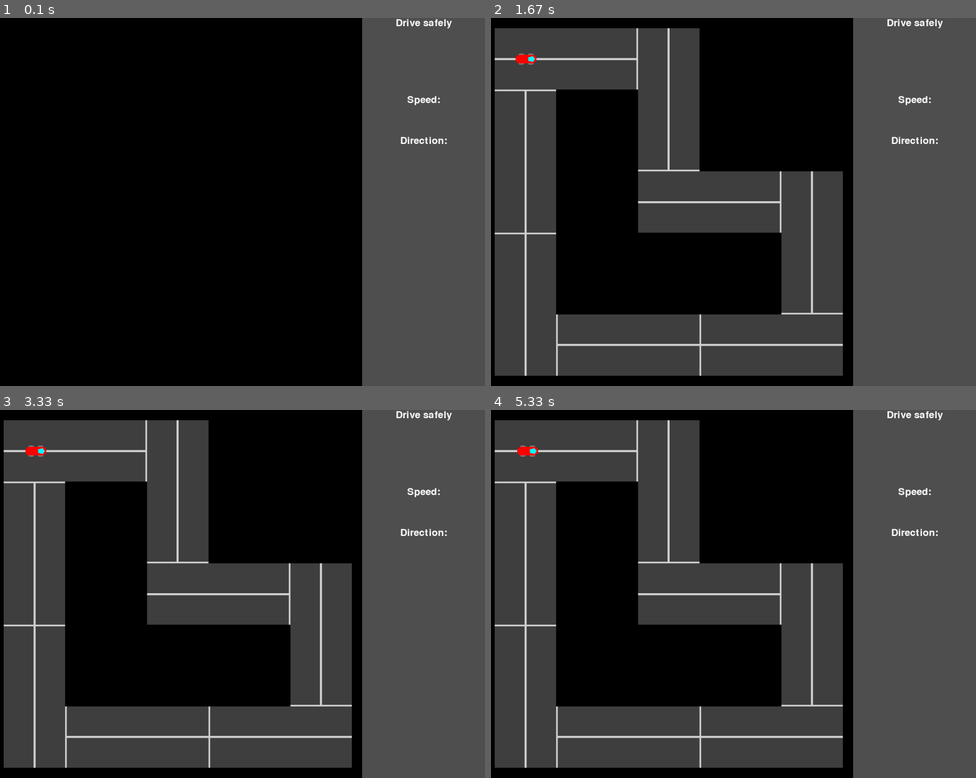
Above: before the commit, frames 1-4 (two rows, left to right).
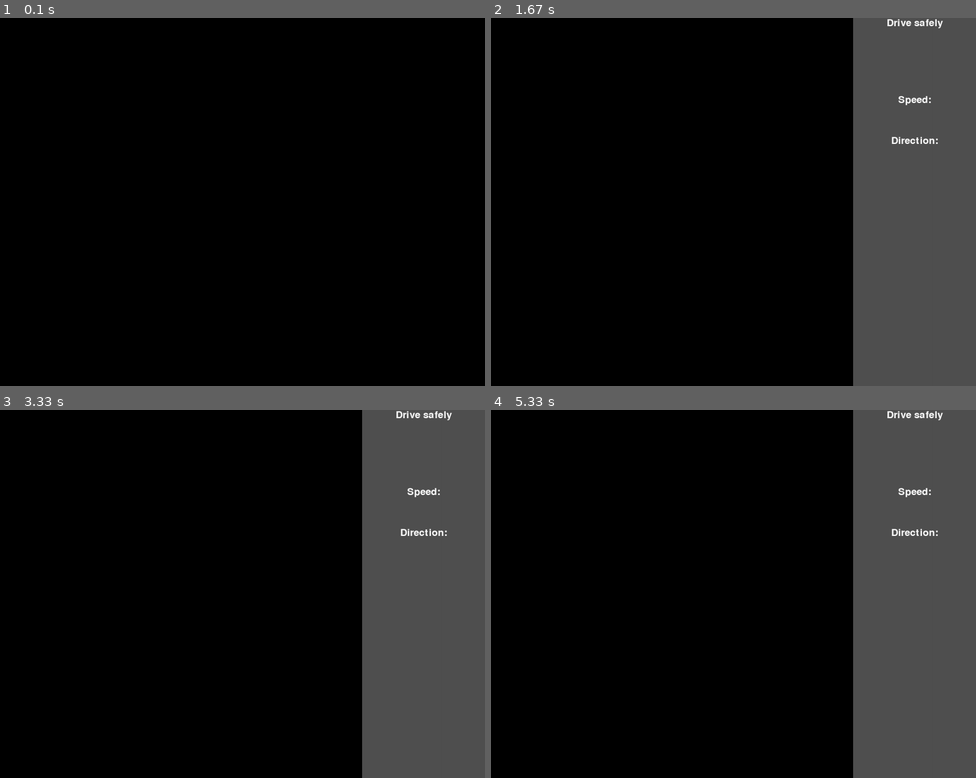
Above: after the commit, the same moments.

Repository: Pitrified/snippet
Game: pygame game, started from racer/racer_main.py
The game is run twice, just before and just after one commit, with the same random seed, the same clock (stepped at 60 frames per second) and the same inputs.
Inputs:
- Up to frame 1 (0.1 s): no input
- Up to frame 2 (1.67 s): hold W 0.83-1.3 s
- Up to frame 3 (3.33 s): no input
- Up to frame 4 (5.33 s): no input

The runs differ from the first frame. In frame 1, 25% of the frame differs, in the area x 74-100%, y 0-100%; in frame 2, 39%, in the area x 0-73%, y 2-98%; in frame 3, 39%; in frame 4, 39%.

Commit message:
RACER: start refactor

Diff:
--- /dev/null
+++ b/racer/racer_env.py
@@ -0,0 +1,96 @@
+import logging
+
+from timeit import default_timer as timer
+
+# pygame
+import pygame
+from pygame.sprite import Sprite
+from pygame.transform import rotate
+
+# my files
+from racer_racer import RacerCar
+from racer_map import RacerMap
+from utils import getMyLogger
+
+
+class RacerEnv:
+    """
+    """
+
+    def __init__(self, field_wid, field_hei):
+        logg = getMyLogger(f"c.{__class__.__name__}.__init__")
+        logg.debug(f"Start init")
+
+        self.field_wid = field_wid
+        self.field_hei = field_hei
+        self.field_size = (self.field_wid, self.field_hei)
+
+        self.sidebar_wid = 300
+        self.sidebar_hei = self.field_hei
+        self.sidebar_size = (self.sidebar_wid, self.sidebar_hei)
+
+        self.total_wid = self.sidebar_wid + self.field_wid
+        self.total_hei = self.field_hei
+        self.total_size = (self.total_wid, self.total_hei)
+
+        pygame.init()
+        self.screen = pygame.display.set_mode(self.total_size)
+        pygame.display.set_caption("Racer")
+
+        # Create The playing field
+        self.field = pygame.Surface(self.field_size)
+        # convert() changes the pixel format
+        # https://www.pygame.org/docs/ref/surface.html#pygame.Surface.convert
+        self.field = self.field.convert()
+        #  self.field.fill((250, 250, 250))
+        self.field.fill((0, 0, 0))
+
+        # draw the field on the screen
+        self.screen.blit(self.field, (0, 0))
+
+        # Put Text On The field, Centered
+        if not pygame.font:
+            logg.critical("You need fonts to put text on the screen")
+
+        # create a new Font object (from a file if you want)
+        self.main_font = pygame.font.Font(None, 36)
+
+        self.setup_sidebar()
+
+    def setup_sidebar(self):
+        """
+        """
+        # create the sidebar
+        self.sidebar = pygame.Surface(self.sidebar_size)
+        self.sidebar = self.sidebar.convert()
+        self.sidebar.fill((80, 80, 80))
+
+        # render() draws the text on a Surface
+        text_title = self.main_font.render("Drive safely", 1, (255, 255, 255))
+        # somewhere here there is a nice drawing of rect pos
+        # https://dr0id.bitbucket.io/legacy/pygame_tutorial01.html
+        # the pos is relative to the surface you blit to
+        textpos_title = text_title.get_rect(centerx=self.sidebar_wid / 2)
+
+        # draw the text on the sidebar
+        self.sidebar.blit(text_title, textpos_title)
+
+        val_delta = 50
+        speed_text_hei = 200
+        text_speed = self.main_font.render("Speed:", 1, (255, 255, 255))
+        textpos_speed = text_speed.get_rect(
+            center=(self.sidebar_wid / 2, speed_text_hei)
+        )
+        self.sidebar.blit(text_speed, textpos_speed)
+        speed_val_hei = speed_text_hei + val_delta
+
+        direction_text_hei = 300
+        text_direction = self.main_font.render("Direction:", 1, (255, 255, 255))
+        textpos_direction = text_direction.get_rect(
+            center=(self.sidebar_wid / 2, direction_text_hei)
+        )
+        self.sidebar.blit(text_direction, textpos_direction)
+        direction_val_hei = direction_text_hei + val_delta
+
+        # draw the sidebar on the screen
+        self.screen.blit(self.sidebar, (self.field_wid, 0))
--- a/racer/racer_main.py
+++ b/racer/racer_main.py
@@ -9,8 +9,10 @@
 
 from pygame.sprite import spritecollide
 
-from racer_racer import Racer
-from racer_map import RacingMap
+from racer_env import RacerEnv
+from racer_racer import RacerCar
+from racer_map import RacerMap
+from utils import getMyLogger
 
 
 def parse_arguments():
@@ -20,10 +22,10 @@
 
     parser.add_argument(
         "-i",
-        "--out_file_sprite",
+        "--template_images",
         type=str,
         default="car.bmp",
-        help="where to save the car image",
+        help="where to save/find the images",
     )
 
     parser.add_argument("-fps", "--fps", type=int, default=1, help="frame per second")
@@ -99,7 +101,7 @@
     """
     logg = logging.getLogger(f"c.{__name__}.run_racer_main")
 
-    out_file_sprite = args.out_file_sprite
+    template_images = args.template_images
     fps = args.fps
 
     pygame.init()
@@ -171,10 +173,10 @@
     # Prepare Game Objects
     clock = pygame.time.Clock()
 
-    #  racer = Racer(out_file_sprite, field_wid // 2, field_hei // 2)
-    racer = Racer(out_file_sprite, 100, 100)
-
-    rmap = RacingMap(field_wid, field_hei)
+    #  racer = RacerCar(template_images, field_wid // 2, field_hei // 2)
+    racer = RacerCar(template_images, 100, 100)
+
+    rmap = RacerMap(field_wid, field_hei)
     # draw map on the field, it is static, so there is no need to redraw it every time
     rmap.draw(field)
 
@@ -250,6 +252,44 @@
     pygame.quit()
 
 
+def run_racer_new(args):
+    """
+    """
+    logg = getMyLogger(f"c.{__name__}.run_racer_new")
+    logg.debug(f"Start run_racer_new")
+
+    template_images = args.template_images
+    fps = args.fps
+
+    # clock for interactive play
+    clock = pygame.time.Clock()
+
+    field_wid = 900
+    field_hei = 900
+
+    racer_env = RacerEnv(field_wid, field_hei)
+
+    # Main Loop
+    going = True
+    while going:
+        clock.tick(fps)
+        logg.debug(f"    New frame")
+
+        # Handle Input Events
+        # https://stackoverflow.com/a/22099654
+        for event in pygame.event.get():
+            logg.debug(f"Handling event {event}")
+            if event.type == pygame.QUIT:
+                going = False
+            elif event.type == pygame.KEYDOWN:
+                if event.key == pygame.K_ESCAPE:
+                    going = False
+            logg.debug(f"Done handling")
+
+        # update the display
+        pygame.display.flip()
+
 if __name__ == "__main__":
     args = setup_env()
-    run_racer_main(args)
+    #  run_racer_main(args)
+    run_racer_new(args)
--- a/racer/racer_map.py
+++ b/racer/racer_map.py
@@ -12,7 +12,7 @@
 from utils import load_image
 
 
-class RacingMap(Group):
+class RacerMap(Group):
     """Map for a racer, as collection of rect
 
     Should be easy to do collision detection
--- a/racer/racer_racer.py
+++ b/racer/racer_racer.py
@@ -16,7 +16,7 @@
 from utils import load_image
 
 
-class Racer(Sprite):
+class RacerCar(Sprite):
     """Experimental car to understand the agent
 
     Will be rewritten as proper gym env
--- a/racer/utils.py
+++ b/racer/utils.py
@@ -1,3 +1,4 @@
+import logging
 import pygame
 
 # functions to create our resources
@@ -23,3 +24,8 @@
             colorkey = image.get_at((0, 0))
         image.set_colorkey(colorkey, RLEACCEL)
     return image, image.get_rect()
+
+def getMyLogger(logger_name, log_level='DEBUG'):
+    logg = logging.getLogger(logger_name)
+    logg.setLevel(log_level)
+    return logg
